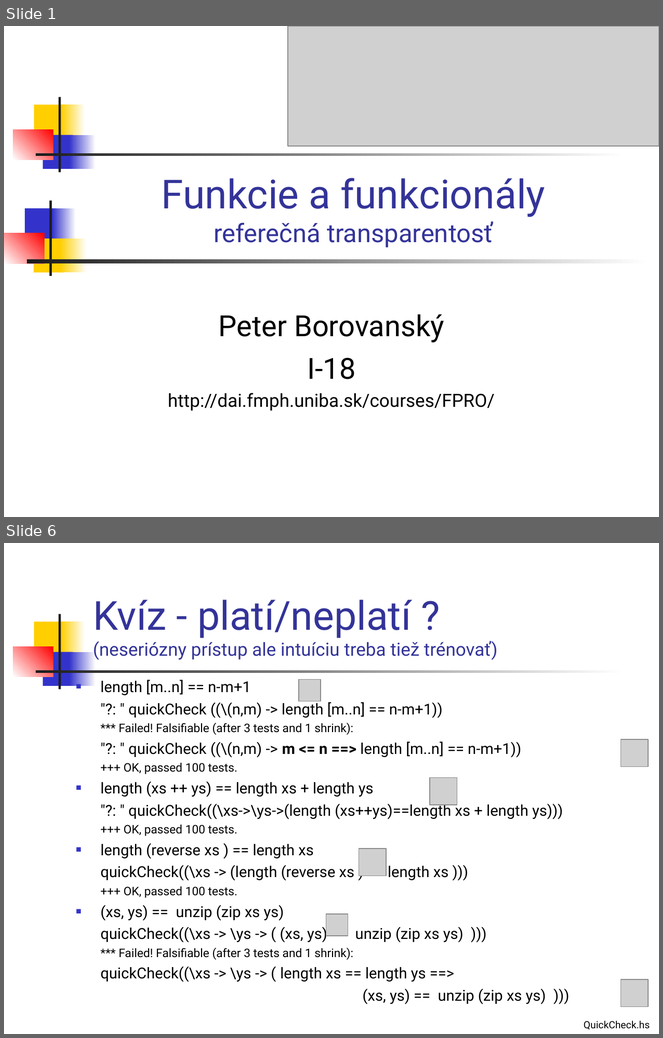
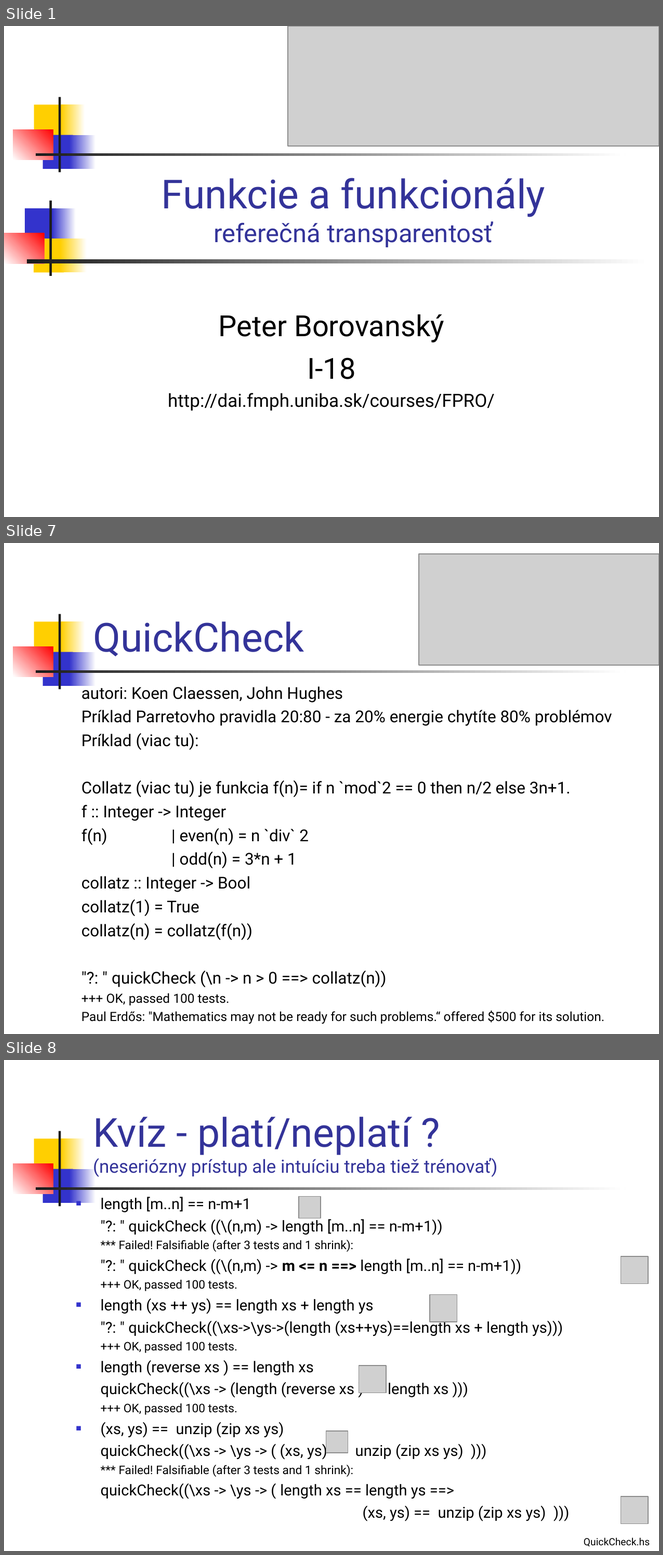
Before and after one commit to Funkcionalne/Prednasky, a slide deck: 02/02_fpro.ppt. Shown one above the other, each under a label of ours: slides 1 and 6 before the commit, slides 1, 7 and 8 after it; the slides between them are not shown. The pictures are 663x1038 and 663x1555 pixels, drawn with LibreOffice and Linux fonts; fonts in the diff are those of the drawing; grey boxes stand for pictures. Boxes give left, top, right and bottom in pixels: in the first picture for what was removed or moved away, otherwise in the second. Text is boxed around its words. In the diff, an @@ line names an element or a change of style, - is before the commit and + after.

```diff
--- a/02/02_fpro.ppt
+++ b/02/02_fpro.ppt
@@ slide 7 added at (4,543,659,1034), background #FFFFFF; not listed: 7 template elements that a slide beside it also shows @@
@@ picture added at (419,554,659,666) @@
@@ title added at (93,622,304,656), 44 pt, text #333399 @@
+QuickCheck
@@ text added at (81,684,612,1025), 18 pt, text #000000 @@
+autori: Koen Claessen, John Hughes
+Príklad Parretovho pravidla 20:80 - za 20% energie chytíte 80% problémov
+Príklad (viac tu):
+Collatz (viac tu) je funkcia f(n)= if n `mod`2 == 0 then n/2 else 3n+1.
+f :: Integer -> Integer
+f(n) | even(n) = n `div` 2
+| odd(n) = 3*n + 1
+collatz :: Integer -> Bool
+collatz(1) = True
+collatz(n) = collatz(f(n))
+"?: " quickCheck (\n -> n > 0 ==> collatz(n))
++++ OK, passed 100 tests.
+Paul Erdős: "Mathematics may not be ready for such problems.“ offered $500 for its solution.
@@ what was slide 6 is now slide 8 @@
```
Also in this commit, not shown: 5 slides changed, 6 other slides added, 7 other files.
